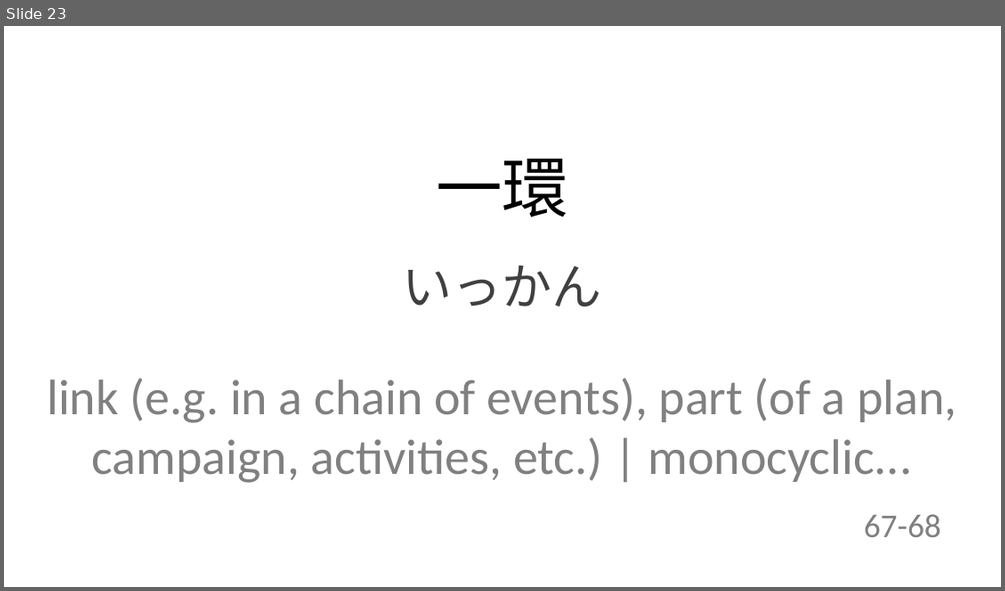
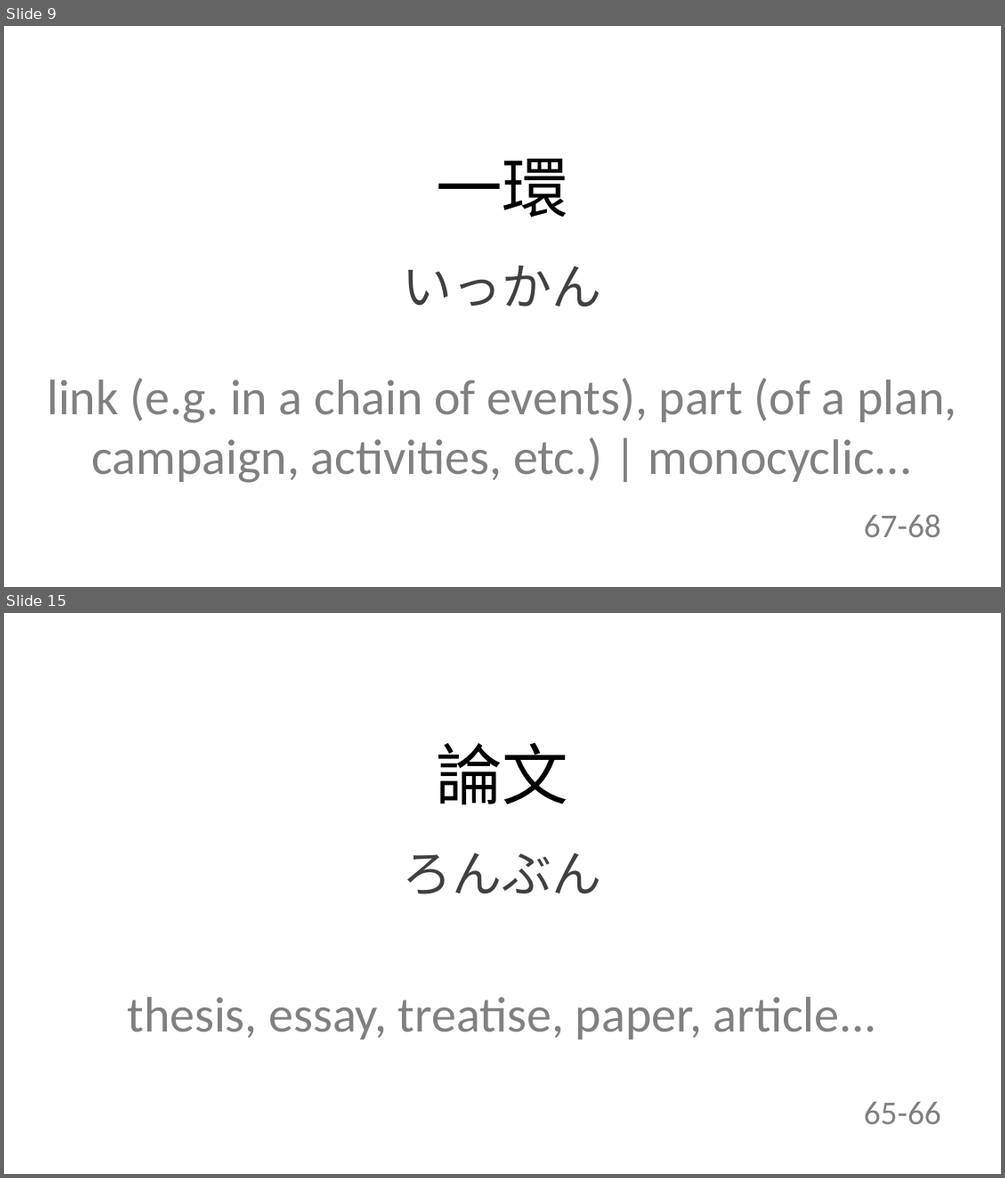
Before and after one commit to ariqRam/ankislide, a slide deck: 10|2-6/2023-10-6/kanji-todaysTest.pptx. Shown one above the other, each under a label of ours: slide 23 before the commit, slides 9 and 15 after it; the slides between them are not shown. The pictures are 1005x591 and 1005x1178 pixels, drawn with LibreOffice and Linux fonts; fonts in the diff are those of the drawing. Boxes give left, top, right and bottom in pixels: in the first picture for what was removed or moved away, otherwise in the second. Text is boxed around its words. In the diff, an @@ line names an element or a change of style, - is before the commit and + after.

```diff
--- a/10|2-6/2023-10-6/kanji-todaysTest.pptx
+++ b/10|2-6/2023-10-6/kanji-todaysTest.pptx
@@ slide 15 added at [4,613,1001,1174], background #FFFFFF @@
@@ text added at [436,743,568,805], 48 pt, text #000000 @@
+論文
@@ text added at [403,852,602,894], 36 pt, text #404040 @@
+ろんぶん
@@ text added at [127,997,877,1039], 36 pt, text #808080 @@
+thesis, essay, treatise, paper, article...
@@ text added at [864,1102,941,1124], 24 pt, text #808080 @@
+65-66
@@ what was slide 23 is now slide 9 @@
```
Also in this commit, not shown: 1 slide changed, 8 other slides added, 13 slides removed, 34 other files.
